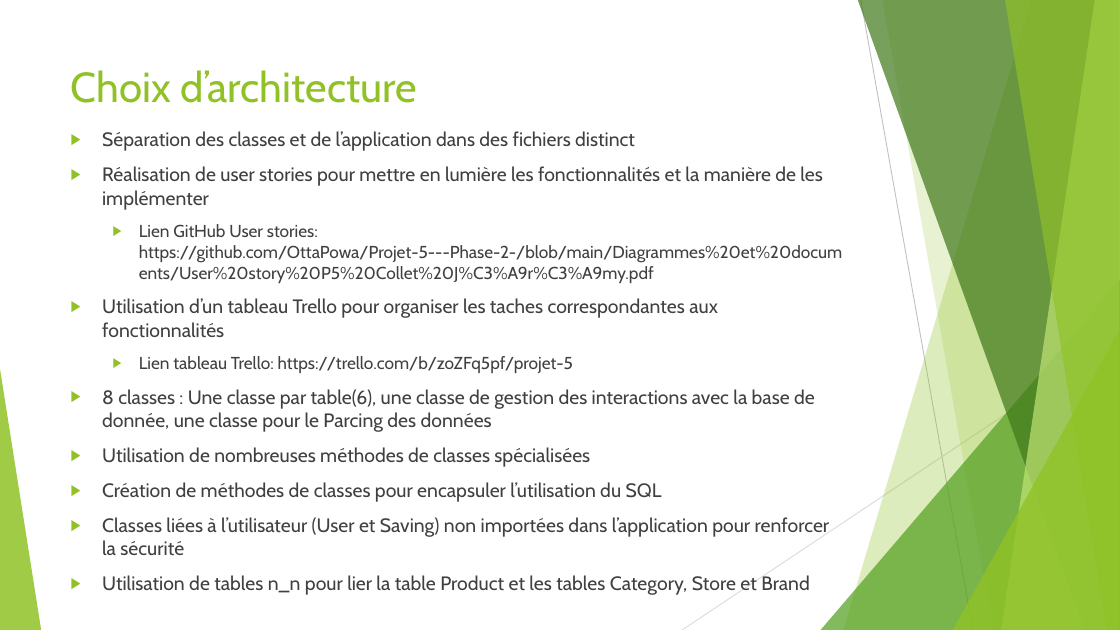
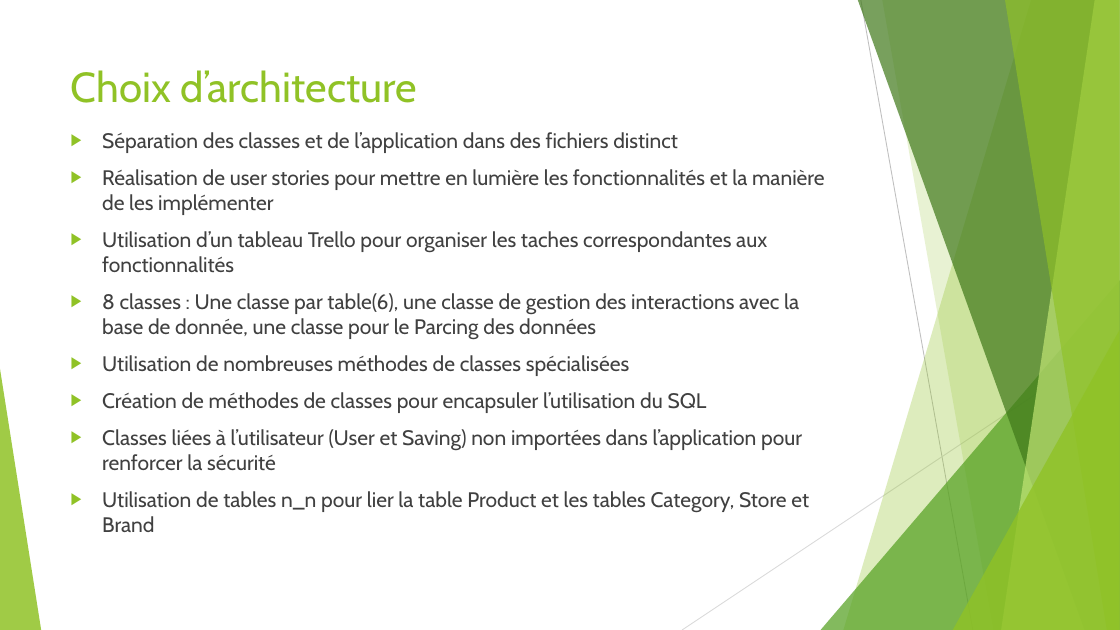
Before and after one commit to OttaPowa/Projet-5---Phase-2-, a slide deck: slide 10 of Diagrammes et documents/Support de présentation P5 Collet Jérémy.pptx (slide 8 before the commit). Drawn at 1120x630 pixels with LibreOffice and Linux fonts; fonts in the diff are those of the drawing. Boxes give left, top, right and bottom in pixels: in the first picture for what was removed or moved away, otherwise in the second. Text is boxed around its words. In the diff, an @@ line names an element or a change of style, - is before the commit and + after.

Commit message:
20/01
finalisation des livrables
A FAIRE:
finir le document démarche

```diff
--- a/Diagrammes et documents/Support de présentation P5 Collet Jérémy.pptx
+++ b/Diagrammes et documents/Support de présentation P5 Collet Jérémy.pptx
@@ text "Séparation des classes et de ..." at [102,132,825,532]: size 16.6 to 18 pt @@
@@ text at [139,224,842,283]: paragraph removed @@
-  ▶ Lien GitHub User stories: https://github.com/OttaPowa/Projet-5---Phase-2-/blob/main/Diagrammes%20et%20documents/User%20story%20P5%20Collet%20J%C3%A9r%C3%A9my.pdf
@@ text at [139,356,573,373]: paragraph removed @@
-  ▶ Lien tableau Trello: https://trello.com/b/zoZFq5pf/projet-5
```
Also in this commit, not shown: 2 other slides changed, 3 slides added, 1 slide removed, 3 other files.
